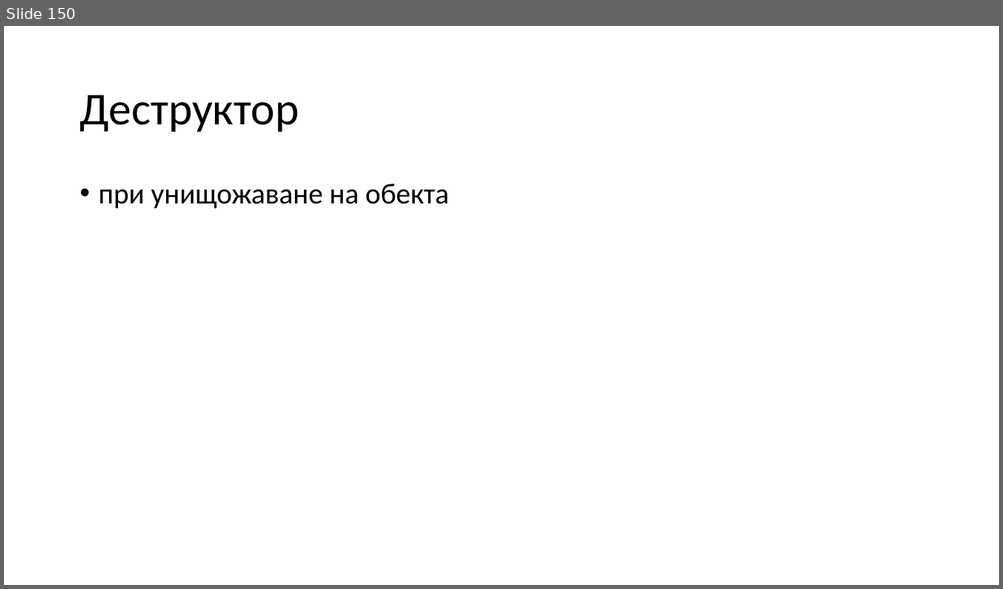
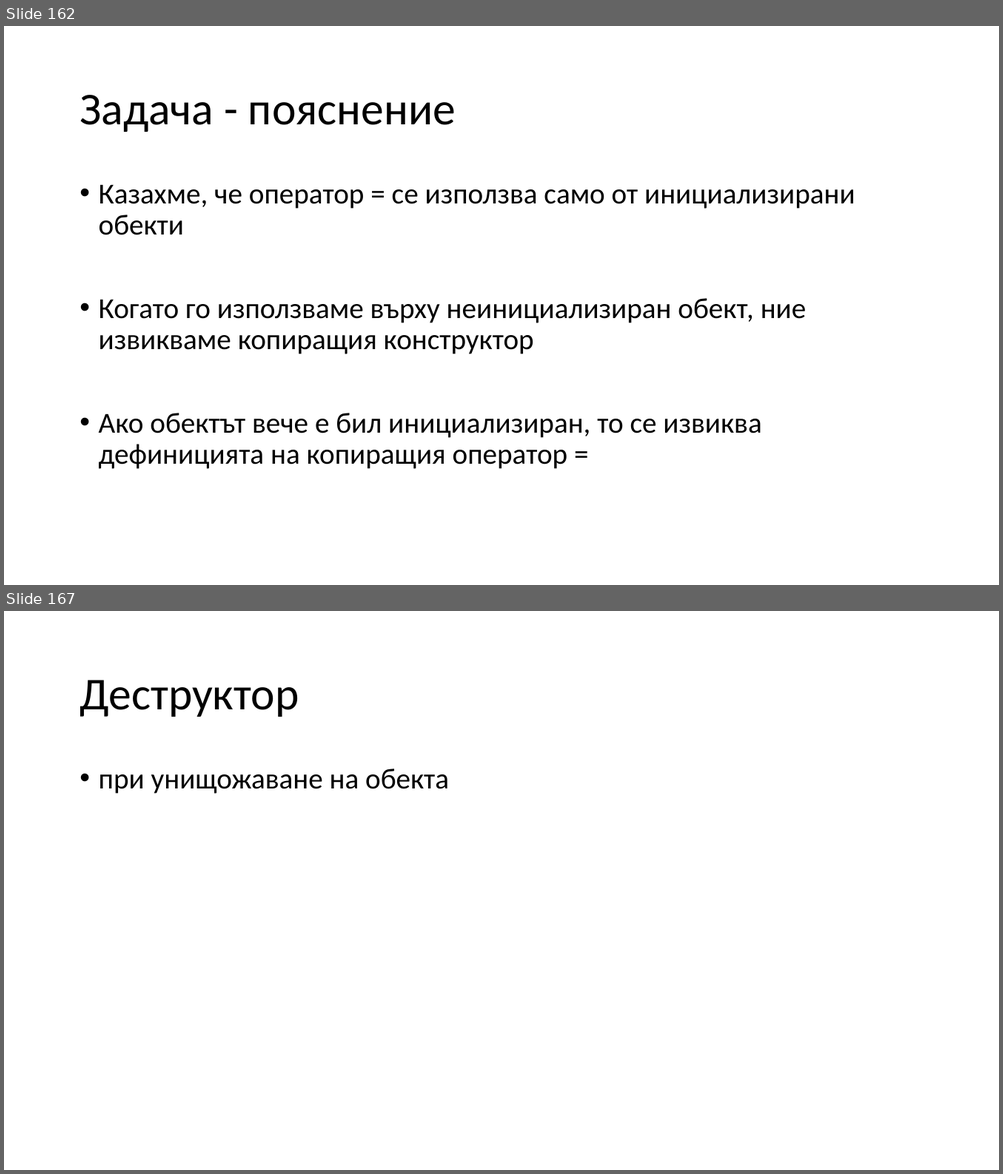
Before and after one commit to Mapmo/Uni-CPP, a slide deck: Object-Oriented Programming/Consultation1/Consultation1.pptx. Shown one above the other, each under a label of ours: slide 150 before the commit, slides 162 and 167 after it; the slides between them are not shown. The pictures are 1003x589 and 1003x1174 pixels, drawn with LibreOffice and Linux fonts; fonts in the diff are those of the drawing. Boxes give left, top, right and bottom in pixels: in the first picture for what was removed or moved away, otherwise in the second. Text is boxed around its words. In the diff, an @@ line names an element or a change of style, - is before the commit and + after.

```diff
--- a/Object-Oriented Programming/Consultation1/Consultation1.pptx
+++ b/Object-Oriented Programming/Consultation1/Consultation1.pptx
@@ slide 162 added at (4, 26, 999, 585), background #FFFFFF @@
@@ title added at (79, 95, 455, 132), 44 pt, text #000000 @@
+Задача - пояснение
@@ text added at (99, 185, 855, 469), 28 pt, text #000000 @@
+• Казахме, че оператор = се използва само от инициализирани обекти
+• Когато го използваме върху неинициализиран обект, ние извикваме копиращия конструктор
+• Ако обектът вече е бил инициализиран, то се извиква дефиницията на копиращия оператор =
@@ what was slide 150 is now slide 167 @@
```
Also in this commit, not shown: 1 slide changed, 16 other slides added, 1 other file.
